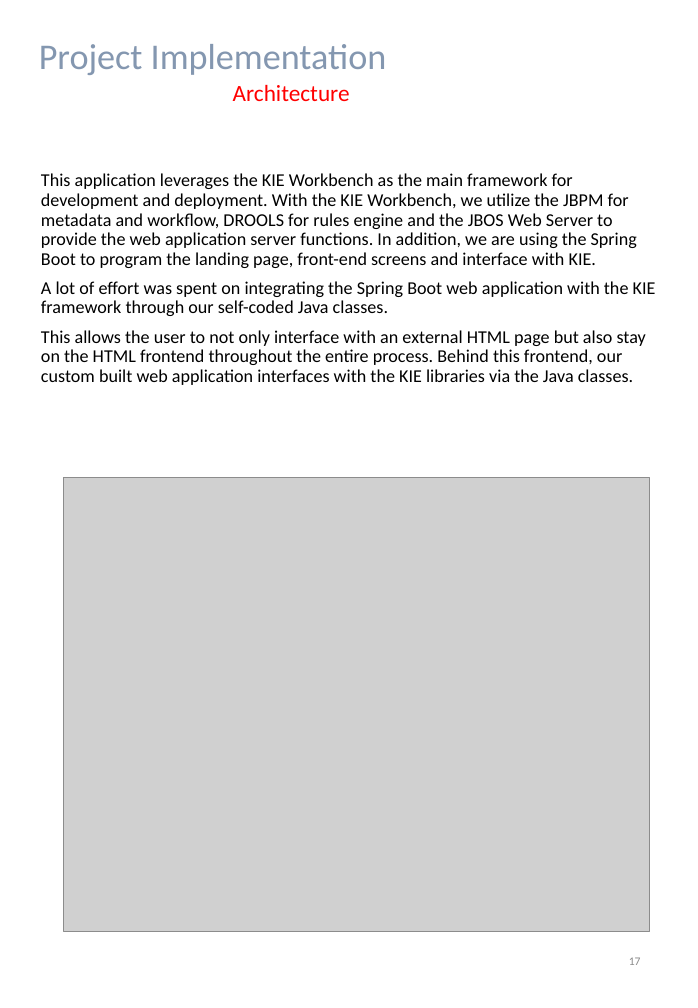
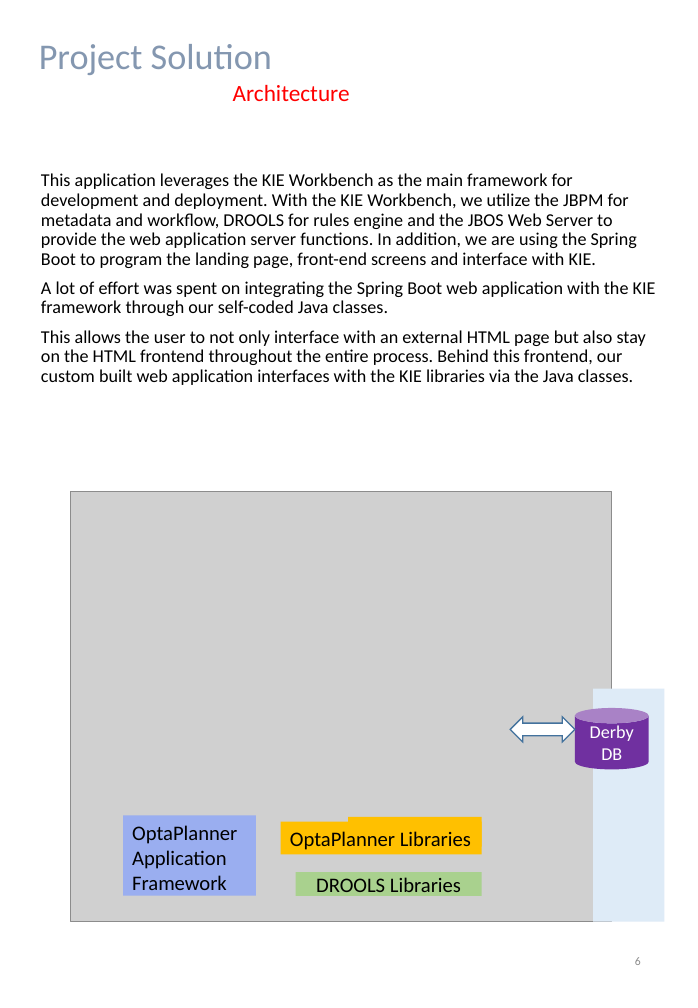
Before and after one commit to francis-han/IRS-RS-2019-03-09-IS1PT-GRP-Pepper-PatientMatchingSystem, a slide deck: slide 6 of WorkingFolder/Project Report.pptx (slide 17 before the commit). Drawn at 698x1008 pixels with LibreOffice and Linux fonts; fonts in the diff are those of the drawing; grey boxes stand for pictures. Boxes give left, top, right and bottom in pixels: in the first picture for what was removed or moved away, otherwise in the second. Text is boxed around its words. In the diff, an @@ line names an element or a change of style, - is before the commit and + after.

```diff
--- a/WorkingFolder/Project Report.pptx
+++ b/WorkingFolder/Project Report.pptx
@@ text at bbox=[39, 44, 272, 75]: text changed @@
-Project Implementation
+Project Solution
@@ picture: place and size @@
-picture at bbox=[63, 477, 650, 932]
+picture at bbox=[71, 491, 612, 921]
@@ group added at bbox=[123, 689, 664, 921]: 5 rectangles, 1 cylinder, 1 left right arrow @@
+OptaPlanner Libraries
+DROOLS Libraries
+OptaPlanner
+Application
+Framework
+Derby
+DB
@@ page number at bbox=[635, 957, 641, 965]: text changed @@
-17
+6
```
Also in this commit, not shown: 1 other slide changed, 17 slides added, 3 slides removed.
